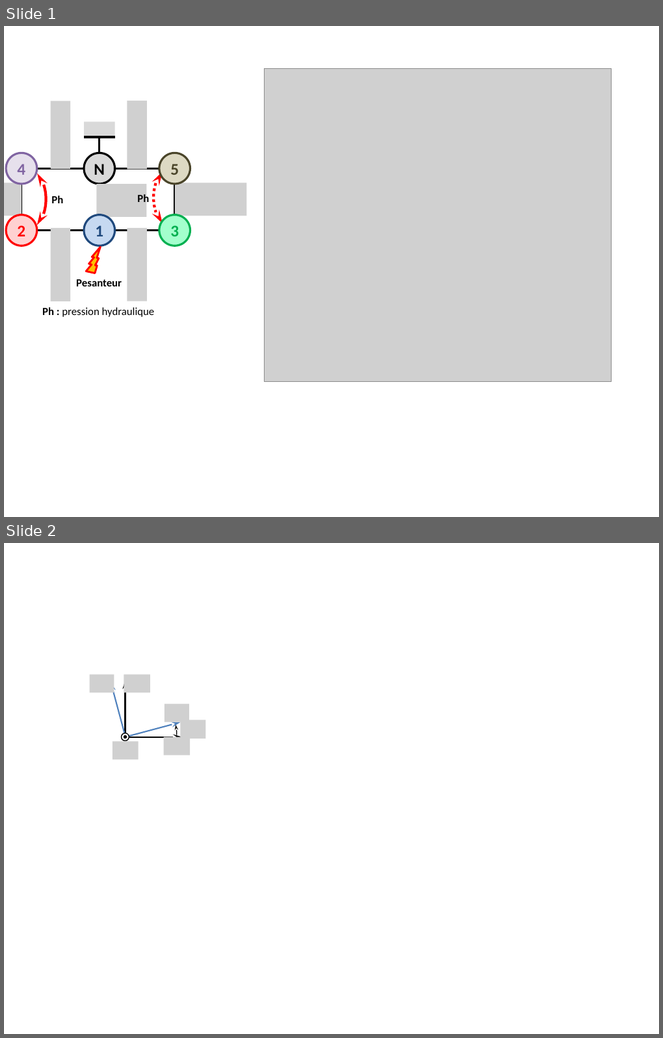
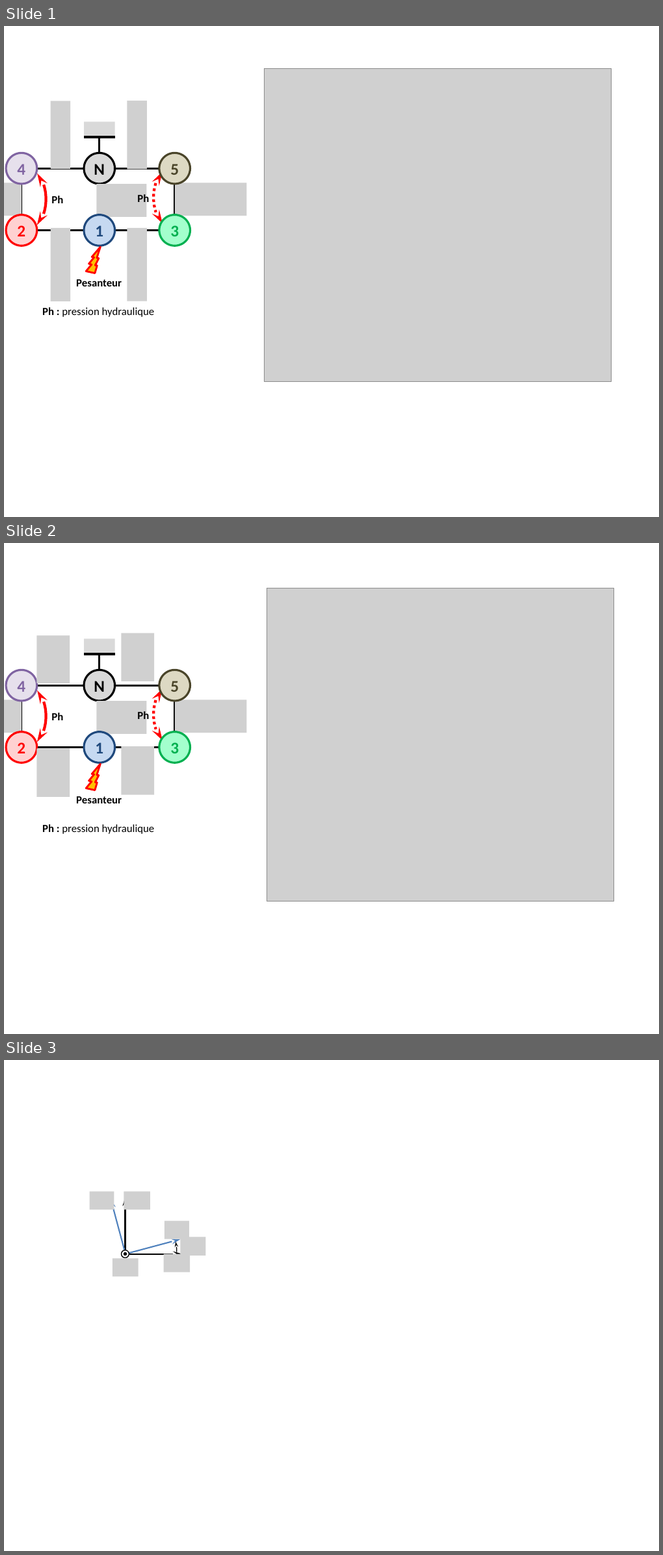
Before and after one commit to xpessoles/Cy_05_PSI_Energetique, a slide deck: Chapitre_01_Energetique/Application_99_Quille/images/Figure.pptx. Shown one above the other, each under a label of ours: slides 1 and 2 before the commit, slides 1, 2 and 3 after it. The pictures are 663x1038 and 663x1555 pixels, drawn with LibreOffice and Linux fonts; fonts in the diff are those of the drawing; grey boxes stand for pictures. Boxes give left, top, right and bottom in pixels: in the first picture for what was removed or moved away, otherwise in the second. Text is boxed around its words. In the diff, an @@ line names an element or a change of style, - is before the commit and + after.

```diff
--- a/Chapitre_01_Energetique/Application_99_Quille/images/Figure.pptx
+++ b/Chapitre_01_Energetique/Application_99_Quille/images/Figure.pptx
@@ slide 2 added at (4, 543, 659, 1034), background #FFFFFF @@
@@ picture added at (267, 589, 614, 901) @@
@@ picture added at (37, 635, 70, 683) @@
@@ rectangle added at (84, 639, 114, 654), fill #D9D9D9 @@
@@ picture added at (121, 633, 154, 681) @@
@@ line added from (114, 654) to (84, 654), #000000 2.25 pt @@
@@ line added from (100, 654) to (100, 670), #000000 2.25 pt @@
@@ ellipse added at (6, 670, 36, 701), fill #E6E0EC, outline #8064A2 2.25 pt, 18 pt, text #8064A2, bold @@
+4
@@ ellipse added at (84, 670, 114, 701), fill #D9D9D9, outline #000000 2.25 pt, 18 pt, text #000000, bold @@
+N
@@ ellipse added at (159, 670, 190, 701), fill #DDD9C3, outline #4A452A 2.25 pt, 18 pt, text #4A452A, bold @@
+5
@@ arc (boxed as its full ellipse) added at (9, 686, 46, 746), outline #FF0000 3 pt @@
@@ line added from (84, 686) to (36, 686), #000000 2.25 pt @@
@@ line added from (159, 686) to (114, 686), #000000 2.25 pt @@
@@ arc (boxed as its full ellipse) added at (154, 685, 190, 745), outline #FF0000 3 pt dashed @@
@@ picture added at (4, 700, 22, 733) @@
@@ line added from (22, 701) to (22, 731), #000000 2.25 pt @@
@@ text added at (51, 713, 63, 720), 12 pt, text #000000, bold @@
+Ph
@@ picture added at (96, 701, 146, 733) @@
@@ line added from (100, 701) to (100, 731), #000000 2.25 pt @@
@@ text added at (137, 711, 149, 722), 12 pt, text #000000, bold @@
+Ph
@@ line added from (175, 701) to (175, 731), #000000 2.25 pt @@
@@ picture added at (175, 700, 247, 733) @@
@@ ellipse added at (6, 731, 36, 763), fill #FFD1D1, outline #FF0000 2.25 pt, 18 pt, text #FF0000, bold @@
+2
@@ ellipse added at (84, 731, 114, 763), fill #C6D9F1, outline #1F497D 2.25 pt, 18 pt, text #1F497D, bold @@
+1
@@ ellipse added at (159, 731, 190, 763), fill #A3FFCD, outline #00B050 2.25 pt, 18 pt, text #00B050, bold @@
+3
@@ line added from (84, 747) to (36, 747), #000000 2.25 pt @@
@@ picture added at (36, 749, 70, 797) @@
@@ line added from (159, 747) to (114, 747), #000000 2.25 pt @@
@@ picture added at (121, 746, 154, 795) @@
@@ lightning bolt added at (81, 764, 107, 793), fill #FFC000, outline #FF0000 2 pt @@
@@ text added at (76, 797, 122, 804), 12 pt, text #000000, bold @@
+Pesanteur
@@ text added at (42, 824, 155, 834), 12 pt, text #000000 @@
+Ph : pression hydraulique
@@ what was slide 2 is now slide 3 @@
```
Also in this commit, not shown: 4 other files.
